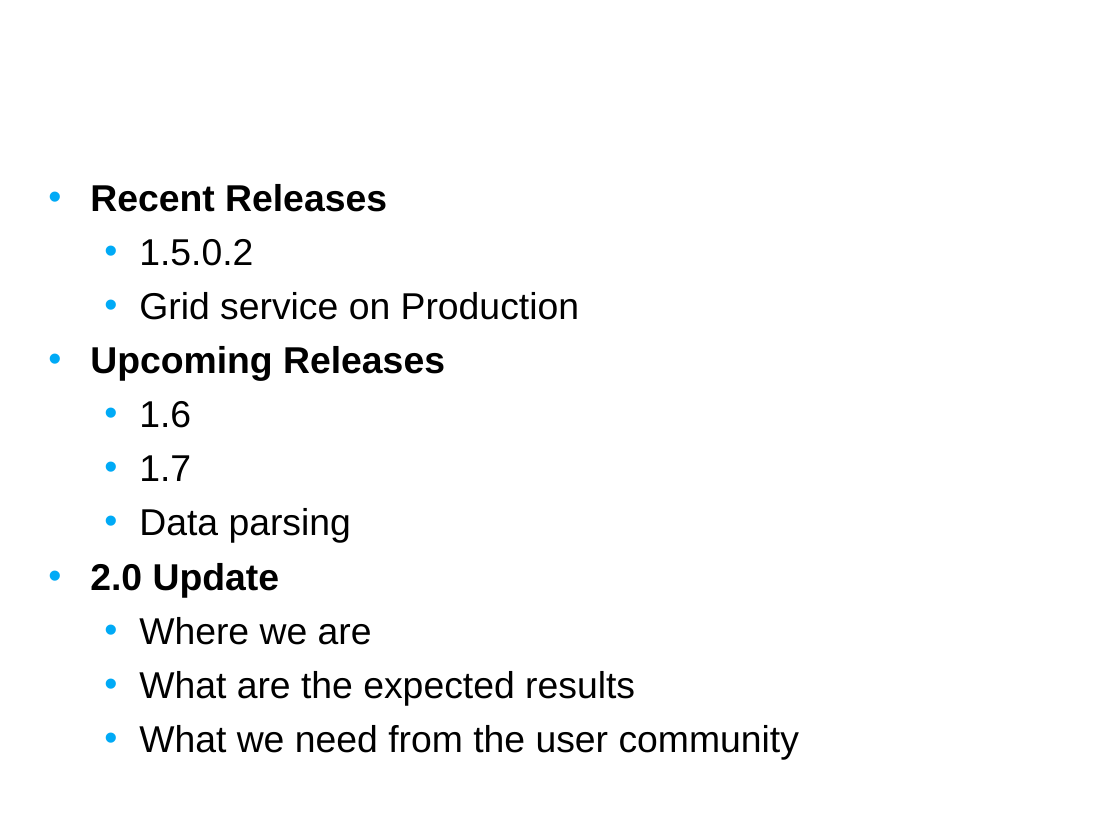
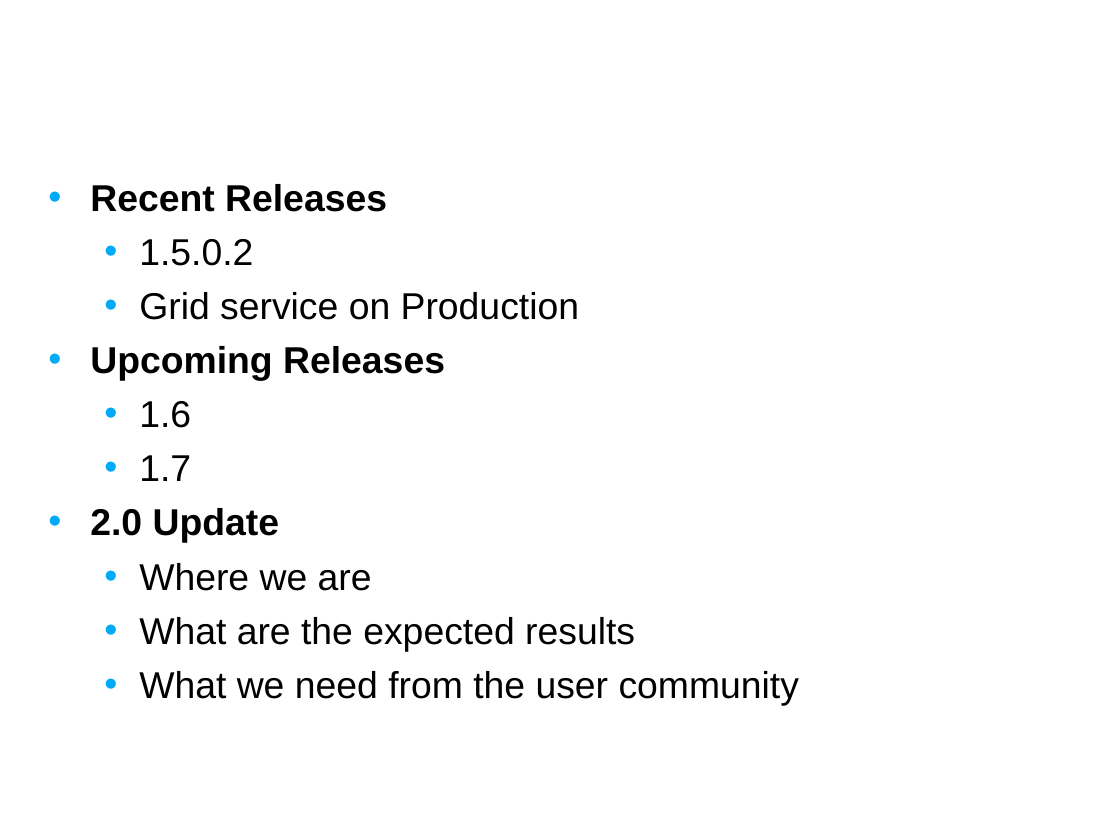
Before and after one commit to NCIP/caarray-docs, a slide deck: slide 2 of project_management/open_meetings/caArray User Community Meeting Sept 12.ppt. Drawn at 1120x840 pixels with LibreOffice and Linux fonts; fonts in the diff are those of the drawing; background and template pictures are left out. Boxes give left, top, right and bottom in pixels: in the first picture for what was removed or moved away, otherwise in the second. Text is boxed around its words. In the diff, an @@ line names an element or a change of style, - is before the commit and + after.

```diff
--- a/project_management/open_meetings/caArray User Community Meeting Sept 12.ppt
+++ b/project_management/open_meetings/caArray User Community Meeting Sept 12.ppt
@@ text at box(139, 508, 351, 543): paragraph removed @@
-  • Data parsing
```
Also in this commit, not shown: 7 other slides changed.
